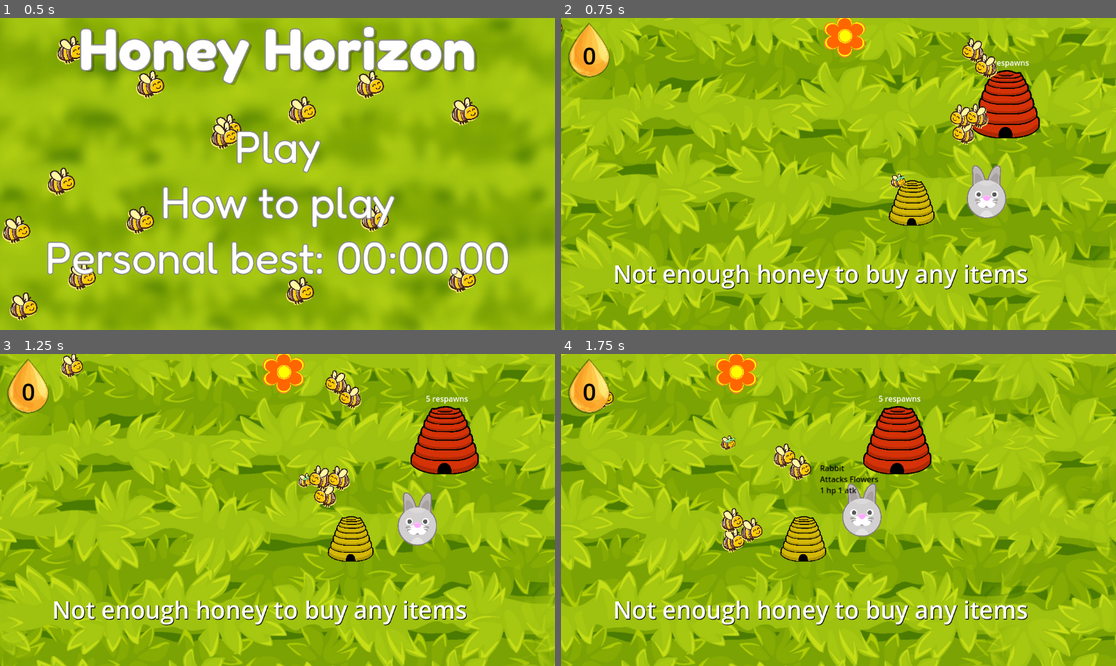
Above: before the commit, frames 1-4 (two rows, left to right).
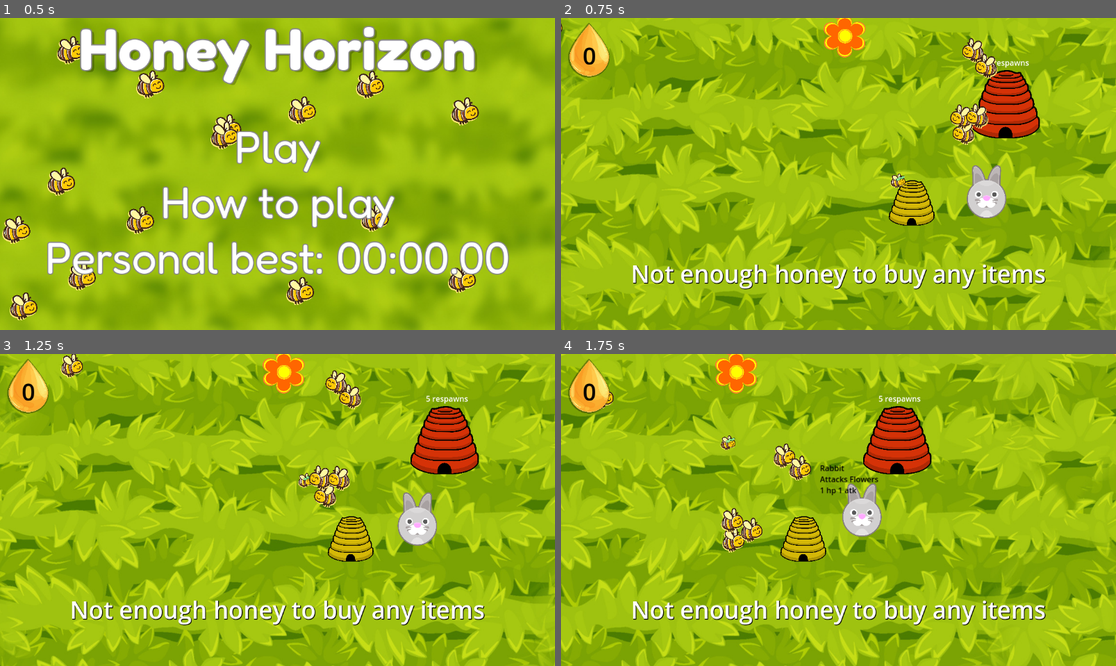
Above: after the commit, the same moments.

Repository: jam53/GMTK-Gamejam-2024
Game: Godot game, scene res://scenes/main_menu.tscn
The game is run twice, just before and just after one commit, with the same random seed, the same clock (stepped at 60 frames per second) and the same inputs.
Inputs (mouse positions are in pixels of both pictures, inside the frame that each line leads up to):
- Up to frame 1 (0.5 s): no input
- Up to frame 2 (0.75 s): click "Play" at 0.5 s
- Up to frame 3 (1.25 s): no input
- Up to frame 4 (1.75 s): move the mouse to (977, 519) at 1.27 s; press the mouse at (977, 519) at 1.28 s; hold D (right) from 1.28 s (still down)

Frame 1 is identical in both runs. In frame 2, 3.1% of the frame differs, in the area x 9-88%, y 78-88%; in frame 3, 3.1%; in frame 4, 3.1%.

Commit message:
Center `ObjectPlacer` node on the screen

Diff:
--- a/scenes/ui/object_placer.tscn
+++ b/scenes/ui/object_placer.tscn
@@ -19,7 +19,9 @@
 anchor_top = 1.0
 anchor_right = 1.0
 anchor_bottom = 1.0
+offset_left = 37.0
 offset_top = -155.0
+offset_right = 37.0
 grow_horizontal = 2
 grow_vertical = 0
 
Not shown: 1 places in scenes/ui/how_to_play.tscn that only renumber resources
